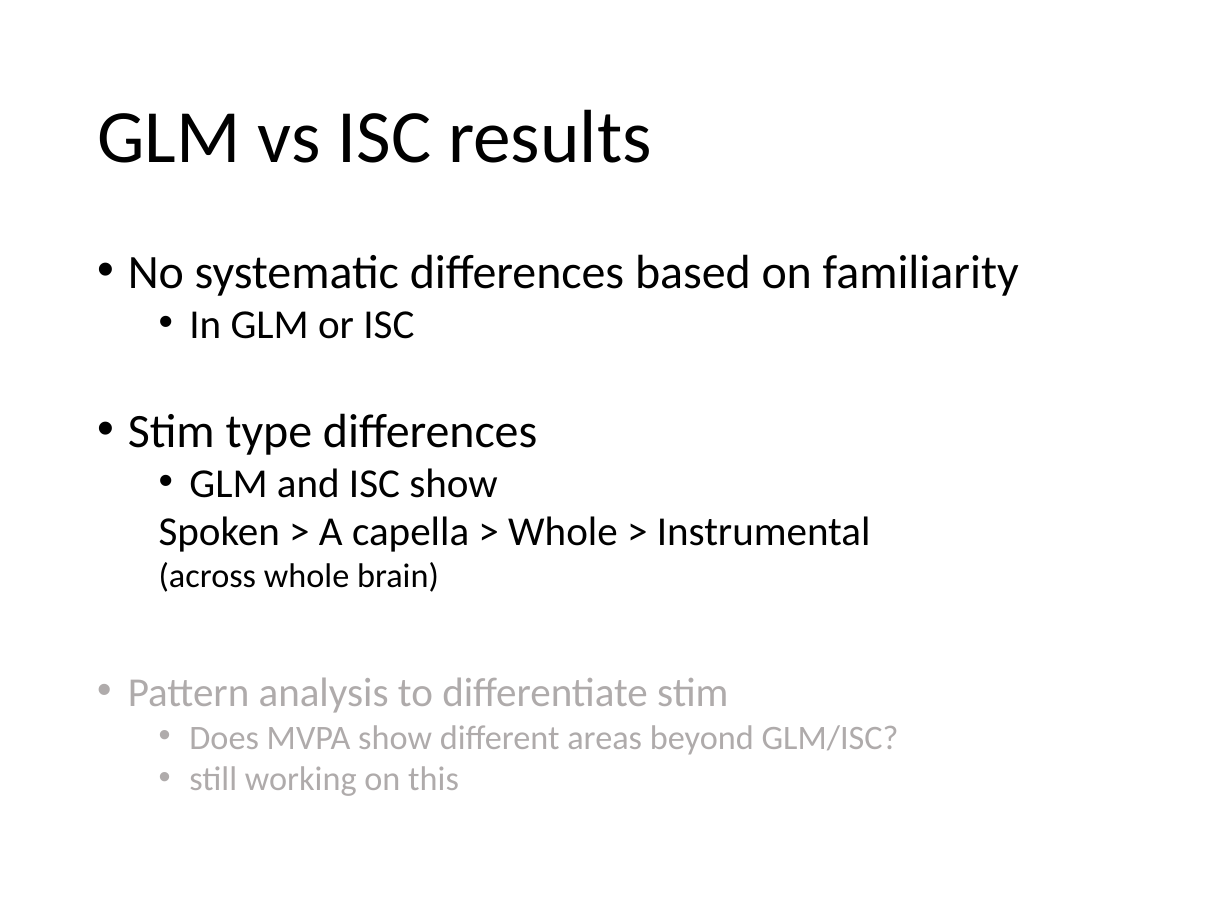
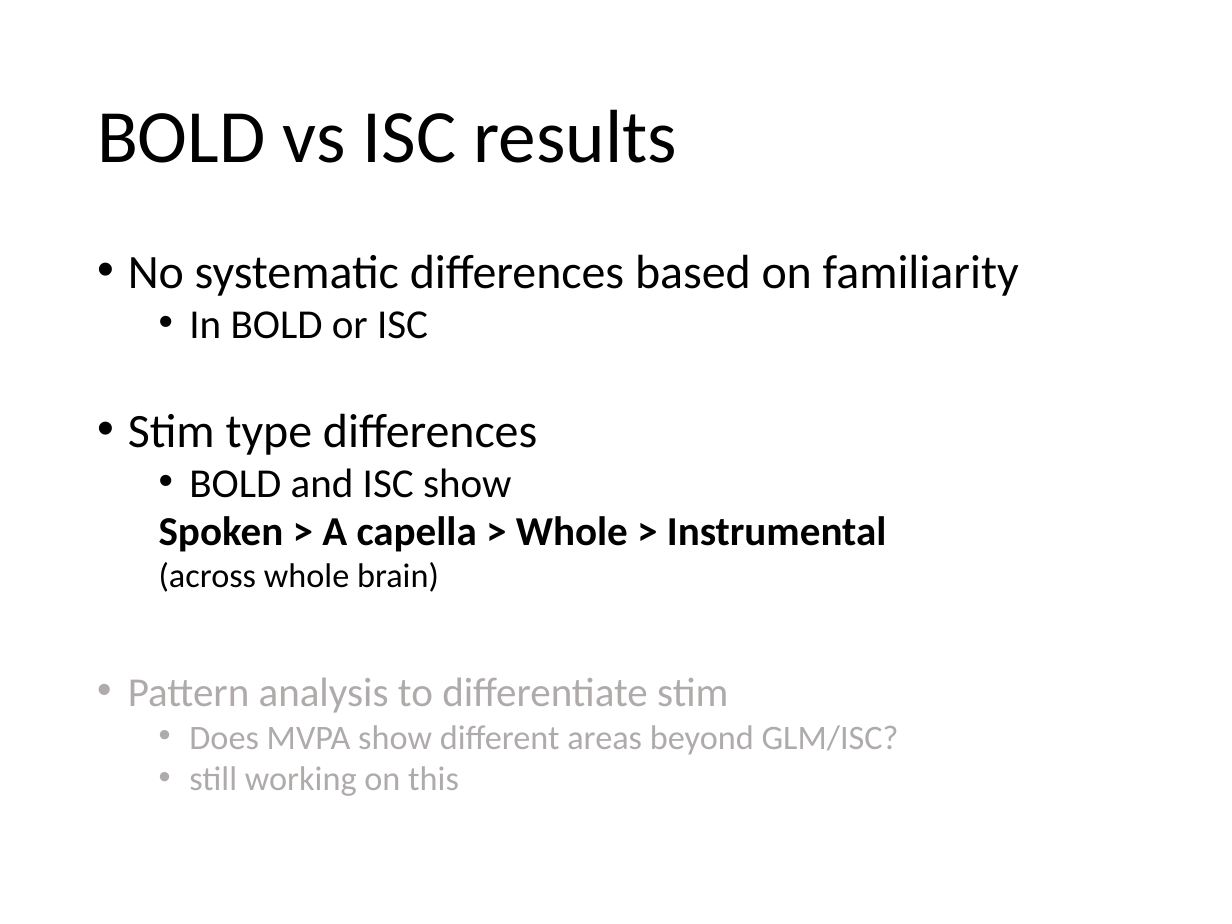
Before and after one commit to asternin/PhDProject, a slide deck: slide 4 of Meetings/2019.04.24-ISCSummary-JessAdrianBobbyMeeting.pptx (slide 3 before the commit). Drawn at 1232x924 pixels with LibreOffice and Linux fonts; fonts in the diff are those of the drawing. Boxes give left, top, right and bottom in pixels: in the first picture for what was removed or moved away, otherwise in the second. Text is boxed around its words. In the diff, an @@ line names an element or a change of style, - is before the commit and + after.

```diff
--- a/Meetings/2019.04.24-ISCSummary-JessAdrianBobbyMeeting.pptx
+++ b/Meetings/2019.04.24-ISCSummary-JessAdrianBobbyMeeting.pptx
@@ title at [97, 109, 676, 163]: text changed @@
-GLM vs ISC results
+BOLD vs ISC results
@@ text at [189, 311, 428, 339]: text changed @@
-  • In GLM or ISC
+  • In BOLD or ISC
@@ text at [189, 468, 511, 498]: text changed @@
-  • GLM and ISC show
+  • BOLD and ISC show
@@ text at [159, 516, 887, 552]: bold on in "Spoken > A capella > Whole > ..." @@
```
Also in this commit, not shown: 5 other slides changed, 5 slides added, 2 slides removed, 2 other files.
